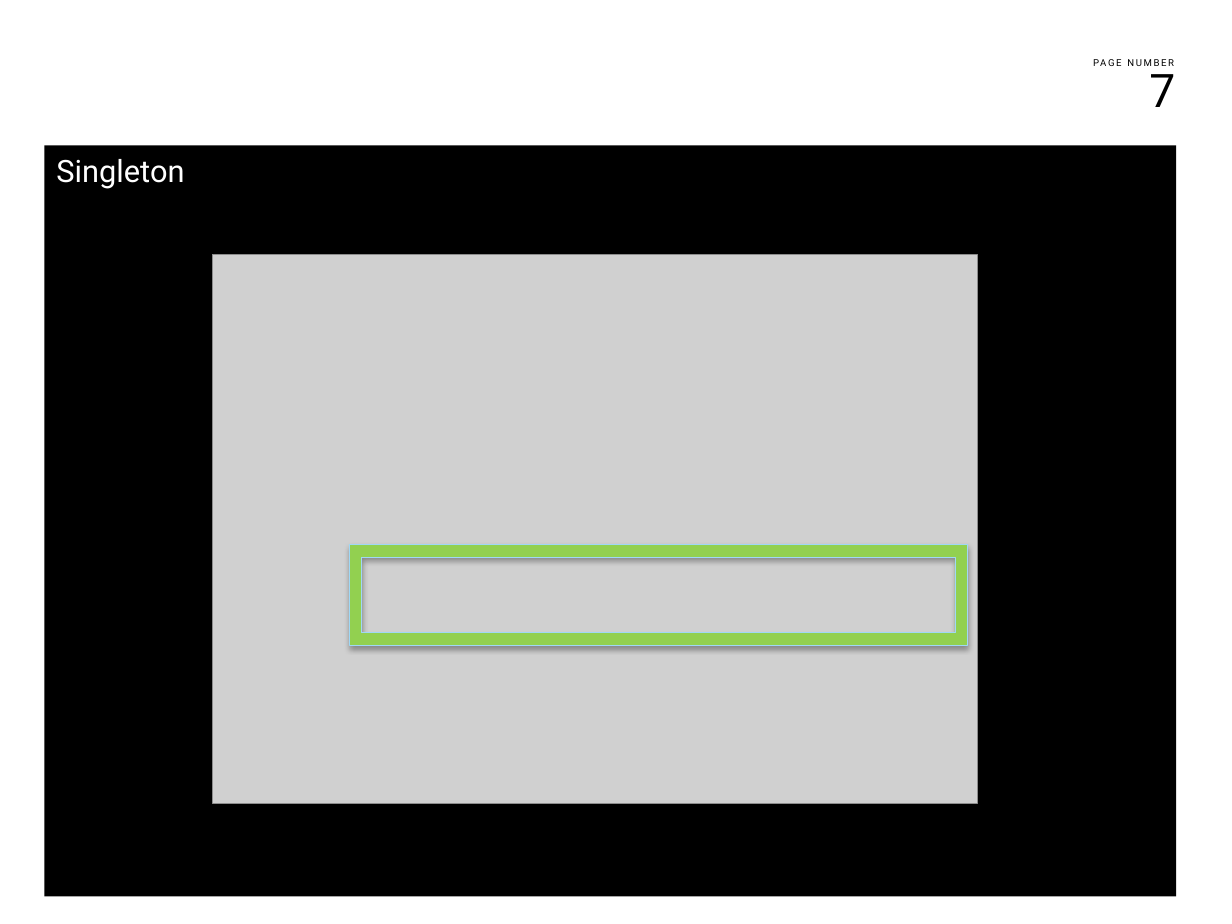
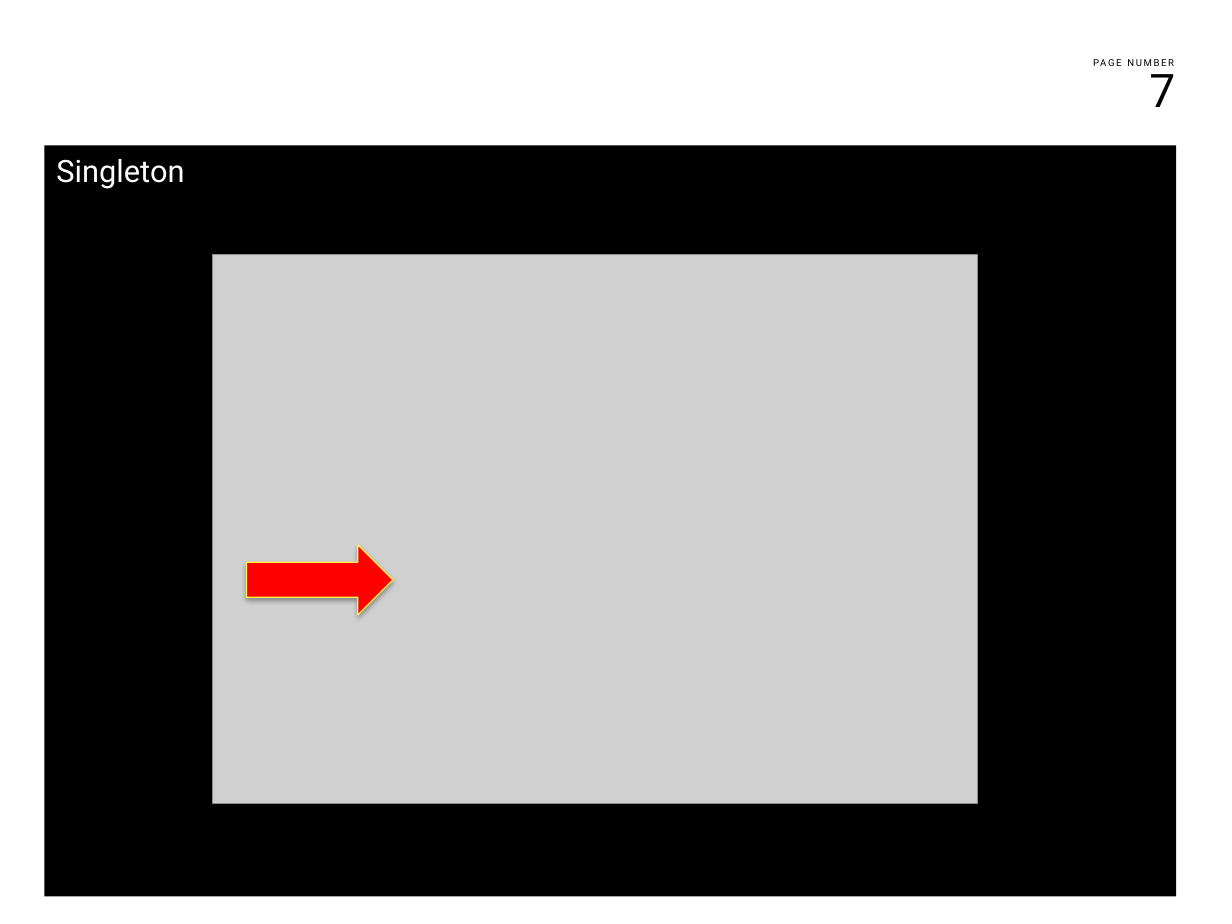
Before and after one commit to kentoo/NoIF, a slide deck: slide 7 of docs/noif.pptx. Drawn at 1232x924 pixels with LibreOffice and Linux fonts; fonts in the diff are those of the drawing; grey boxes stand for pictures; background and template pictures are left out. Boxes give left, top, right and bottom in pixels: in the first picture for what was removed or moved away, otherwise in the second. Text is boxed around its words. In the diff, an @@ line names an element or a change of style, - is before the commit and + after.

```diff
--- a/docs/noif.pptx
+++ b/docs/noif.pptx
@@ right arrow added at (246, 545, 393, 615), fill #FF0000, outline #FEF24E 0.75 pt @@
@@ frame removed at (349, 545, 967, 646) @@
```
Also in this commit, not shown: 1 other slide changed, 4 slides added, 2 other files.
